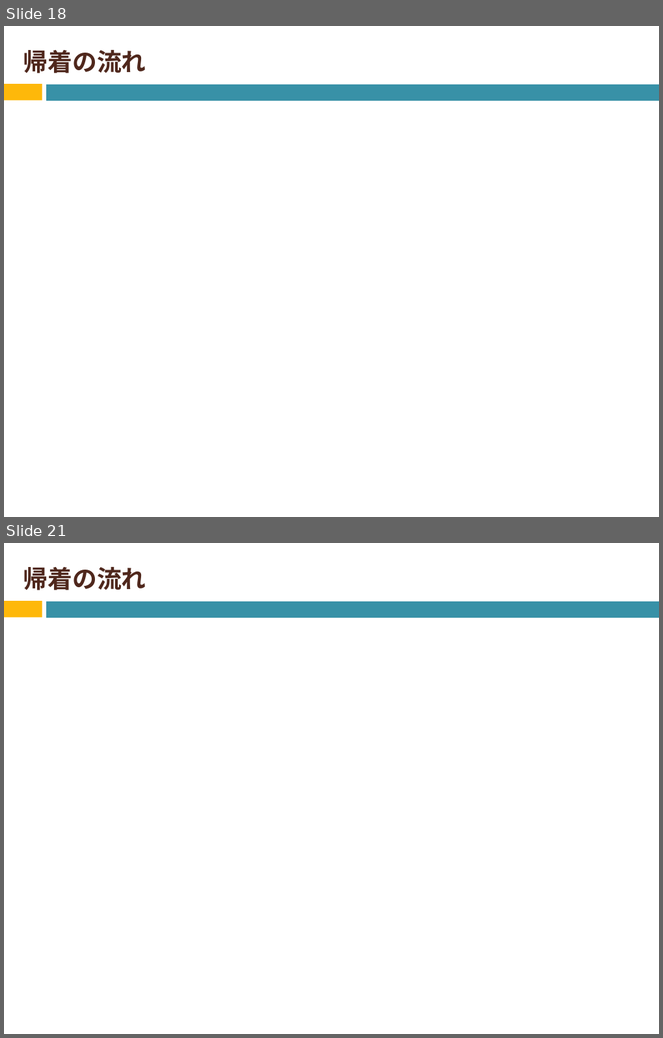
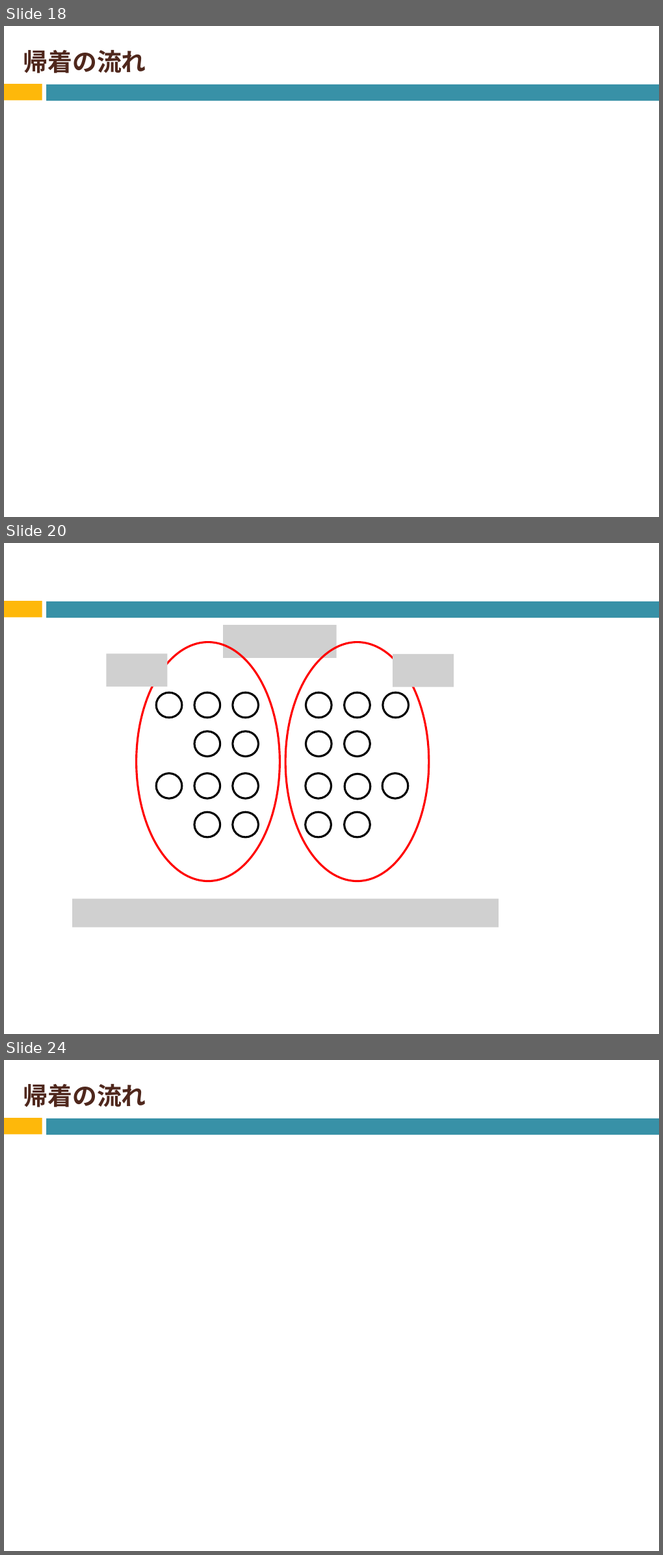
Before and after one commit to Izulabo-nitech/Distributed_Complexity_of_k-Maximal_Independent_Set_Verification, a slide deck: LAsy/LA用発表資料.pptx. Shown one above the other, each under a label of ours: slides 18 and 21 before the commit, slides 18, 20 and 24 after it; the slides between them are not shown. The pictures are 663x1038 and 663x1555 pixels, drawn with LibreOffice and Linux fonts; fonts in the diff are those of the drawing; grey boxes stand for pictures. Boxes give left, top, right and bottom in pixels: in the first picture for what was removed or moved away, otherwise in the second. Text is boxed around its words. In the diff, an @@ line names an element or a change of style, - is before the commit and + after.

```diff
--- a/LAsy/LA用発表資料.pptx
+++ b/LAsy/LA用発表資料.pptx
@@ slide 20 added at bbox=[4, 543, 659, 1034], background #FFFFFF; not listed: 2 template elements that a slide beside it also shows @@
@@ picture added at bbox=[224, 625, 337, 657] @@
@@ picture added at bbox=[106, 653, 167, 687] @@
@@ ellipse added at bbox=[137, 642, 280, 881], outline #FF0000 2.25 pt @@
@@ ellipse added at bbox=[285, 642, 429, 881], outline #FF0000 2.25 pt @@
@@ picture added at bbox=[393, 654, 453, 687] @@
@@ ellipse added at bbox=[156, 693, 181, 717], fill #FFFFFF, outline #000000 2.25 pt @@
@@ ellipse added at bbox=[194, 693, 220, 717], fill #FFFFFF, outline #000000 2.25 pt @@
@@ ellipse added at bbox=[233, 693, 258, 717], fill #FFFFFF, outline #000000 2.25 pt @@
@@ ellipse added at bbox=[306, 693, 332, 717], fill #FFFFFF, outline #000000 2.25 pt @@
@@ ellipse added at bbox=[345, 693, 370, 717], fill #FFFFFF, outline #000000 2.25 pt @@
@@ ellipse added at bbox=[383, 693, 408, 717], fill #FFFFFF, outline #000000 2.25 pt @@
@@ ellipse added at bbox=[194, 731, 220, 757], fill #FFFFFF, outline #000000 2.25 pt @@
@@ ellipse added at bbox=[233, 731, 258, 757], fill #FFFFFF, outline #000000 2.25 pt @@
@@ ellipse added at bbox=[306, 731, 332, 757], fill #FFFFFF, outline #000000 2.25 pt @@
@@ ellipse added at bbox=[345, 731, 370, 757], fill #FFFFFF, outline #000000 2.25 pt @@
@@ ellipse added at bbox=[156, 774, 181, 798], fill #FFFFFF, outline #000000 2.25 pt @@
@@ ellipse added at bbox=[194, 774, 220, 798], fill #FFFFFF, outline #000000 2.25 pt @@
@@ ellipse added at bbox=[233, 774, 258, 798], fill #FFFFFF, outline #000000 2.25 pt @@
@@ ellipse added at bbox=[306, 774, 331, 798], fill #FFFFFF, outline #000000 2.25 pt @@
@@ ellipse added at bbox=[345, 774, 370, 799], fill #FFFFFF, outline #000000 2.25 pt @@
@@ ellipse added at bbox=[383, 774, 408, 798], fill #FFFFFF, outline #000000 2.25 pt @@
@@ ellipse added at bbox=[194, 812, 220, 837], fill #FFFFFF, outline #000000 2.25 pt @@
@@ ellipse added at bbox=[233, 812, 258, 837], fill #FFFFFF, outline #000000 2.25 pt @@
@@ ellipse added at bbox=[306, 812, 331, 837], fill #FFFFFF, outline #000000 2.25 pt @@
@@ ellipse added at bbox=[345, 812, 370, 837], fill #FFFFFF, outline #000000 2.25 pt @@
@@ picture added at bbox=[72, 899, 499, 928] @@
@@ what was slide 21 is now slide 24 @@
```
Also in this commit, not shown: 18 slides changed, 8 other slides added, 1 slide removed.
